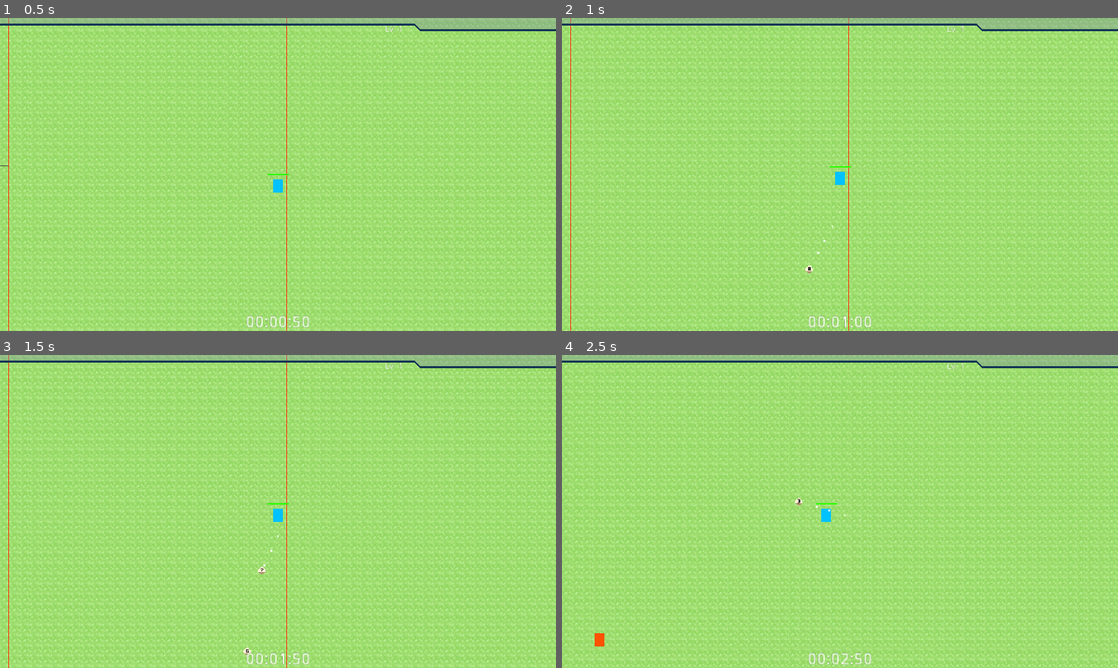
Above: before the commit, frames 1-4 (two rows, left to right).
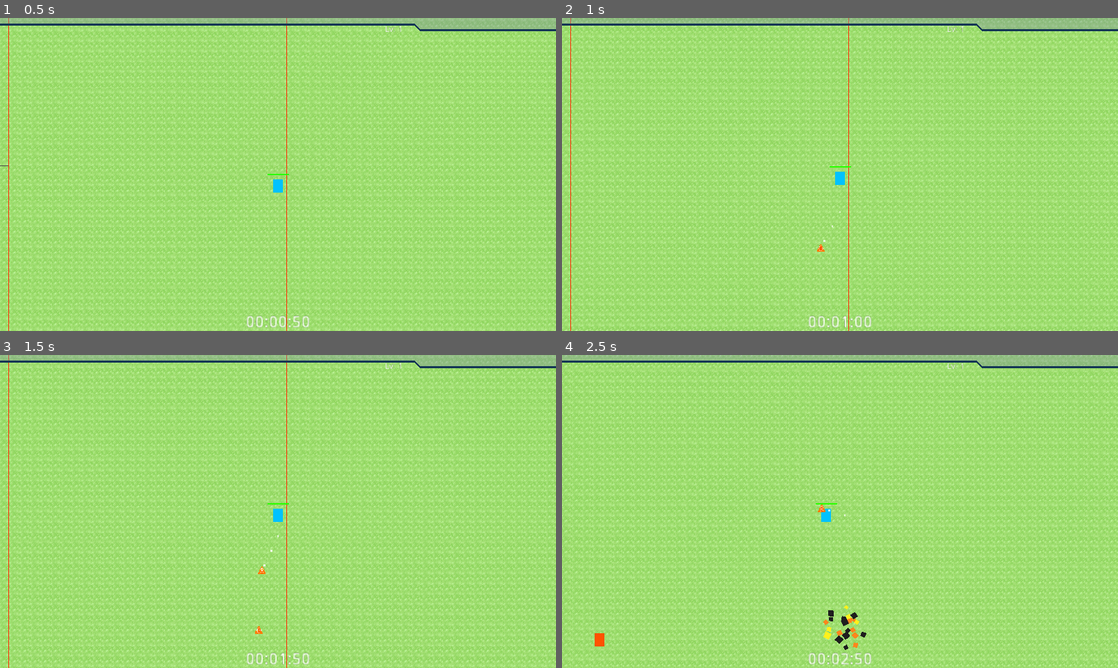
Above: after the commit, the same moments.

Repository: Xalph555/Fate-Overturned
Game: Godot game, scene res://Levels/MainMap/MainMap.tscn
The game is run twice, just before and just after one commit, with the same random seed, the same clock (stepped at 60 frames per second) and the same inputs.
Inputs (mouse positions are in pixels of both pictures, inside the frame that each line leads up to):
- Up to frame 1 (0.5 s): no input
- Up to frame 2 (1 s): move the mouse to (812, 237) at 0.52 s; press the mouse at (812, 237) at 0.53 s; hold W (move_up) from 0.53 s (still down)
- Up to frame 3 (1.5 s): keep holding W (move_up); move the mouse to (444, 558) at 1.27 s; release the mouse at (444, 558) at 1.28 s; click (444, 558) at 1.35 s
- Up to frame 4 (2.5 s): move the mouse to (673, 464) at 2.02 s; release W (move_up) at 2.03 s; press the mouse at (673, 464) at 2.03 s; hold A (move_left) from 2.03 s (still down)

Frame 1 is identical in both runs. In frame 2, less than 0.1% of the frame differs, in the area x 43-48%, y 72-82%; in frame 3, less than 0.1%; in frame 4, 0.3%, in the area x 41-55%, y 45-95%.

Commit message:
Added Explosive Dice

Diff:
--- a/Common/Dice/DiceData.json
+++ b/Common/Dice/DiceData.json
@@ -9,13 +9,13 @@
             "damage" : {"1": 1, "2": 2, "3": 3, "4": 4, "5": 5, "6": 6, "7": 7, "8": 8},
             "knockback" : {"1": 100, "2": 200, "3": 300, "4": 400, "5": 500, "6": 600, "7": 700, "8": 800}},
 
-    "Explosive" : {"frames" : {"1": 0, "2": 1, "3": 2},
-                   "weights" : {"1": 1.1, "2": 1.5, "3": 1},
-                   "damage" : {"1": 2, "2": 2, "3": 2},
-                   "knockback" : {"1": 200, "2": 200, "3": 300}},
+    "Explosive" : {"frames" : {"1": 0, "2": 1, "3": 2, "4": 3},
+                   "weights" : {"1": 1.1, "2": 1.5, "3": 1, "4": 0.7},
+                   "damage" : {"1": 2, "2": 2, "3": 2, "4": 2},
+                   "knockback" : {"1": 200, "2": 200, "3": 300, "4": 400}},
 
-    "Speed" : {"frames" : {"1": 0, "2": 1, "3": 2},
-               "weights" : {"1": 1.2, "2": 1.1, "3": 1},
-               "damage" : {"1": 1, "2": 2, "3": 3},
-               "knockback" : {"1": 100, "2": 200, "3": 300}}
+    "Speed" : {"frames" : {"1": 0, "2": 1, "3": 2, "4" : 3},
+               "weights" : {"1": 1.2, "2": 1.1, "3": 1, "4": 0.7},
+               "damage" : {"1": 1, "2": 2, "3": 3, "4": 4},
+               "knockback" : {"1": 100, "2": 200, "3": 300, "4": 400}}
 }
--- /dev/null
+++ b/Common/Dice/Projectiles/Explosive/ExplosionArea.gd
@@ -0,0 +1,67 @@
+# Explosion Area
+# ---------------------------------
+extends HitBox
+class_name ExplosionArea
+
+
+# Variables
+# ------------------------------------------
+var explosion_time := 0.3
+var explosion_damage := 0.0
+var explosion_knockback := 0.0
+
+onready var _orange_particles := $Orange
+onready var _greys_particles := $Greys
+onready var _yellow_particles := $Yellow
+
+onready var _explosion_timer := $ExplosionTimer
+
+
+# Functions
+# ----------------------------------------
+func init_explosion() -> void:
+	_orange_particles.lifetime = explosion_time
+	_greys_particles.lifetime = explosion_time
+	_yellow_particles.lifetime = explosion_time
+
+	_explosion_timer.wait_time = explosion_time
+
+
+func boom_boom(parent_ref, location : Vector2, damage : float, knockback : float) -> void:
+	parent = parent_ref
+
+	self.global_position = location
+	explosion_damage = damage
+	explosion_knockback = knockback
+
+	emit_particles()
+	_explosion_timer.start()
+
+	yield(get_tree().create_timer(0.1), "timeout")
+	var hurtboxes = get_overlapping_areas()
+
+	for hurtbox in hurtboxes:
+		var enemy = hurtbox as HurtBox
+
+		if enemy:
+			var distance = self.global_position.distance_to(enemy.parent.global_position)
+			var t = clamp(inverse_lerp(col_shape.shape.radius, 15.0, distance), 0.0, 1.0)
+
+			var current_dmg = lerp(0.0, explosion_damage, t)
+			print("Damage dealth: ", current_dmg)
+			var current_kb = lerp(0.0, explosion_knockback, t)
+
+			var knockback_dir = (enemy.parent.global_position - self.global_position).normalized()
+
+			enemy.parent.deal_damage(current_dmg, current_kb, knockback_dir, parent)
+
+
+func emit_particles() -> void:
+	_orange_particles.emitting = true
+	_greys_particles.emitting = true
+	_yellow_particles.emitting = true
+
+
+func _on_ExplosionTimer_timeout() -> void:
+	disable_col_shape(true)
+	call_deferred("free")
--- /dev/null
+++ b/Common/Dice/Projectiles/Explosive/ExplosionArea.tscn
@@ -0,0 +1,112 @@
+[gd_scene load_steps=9 format=2]
+
+[ext_resource path="res://Common/HitHurtBox/Hitbox/HitBox.tscn" type="PackedScene" id=1]
+[ext_resource path="res://Common/Dice/Projectiles/Explosive/ExplosionArea.gd" type="Script" id=2]
+
+[sub_resource type="CircleShape2D" id=1]
+resource_local_to_scene = true
+radius = 80.0
+
+[sub_resource type="ParticlesMaterial" id=2]
+flag_disable_z = true
+direction = Vector3( 0, 0, 0 )
+spread = 180.0
+flatness = 1.0
+gravity = Vector3( 0, 0, 0 )
+initial_velocity = 333.33
+initial_velocity_random = 0.77
+orbit_velocity = 0.0
+orbit_velocity_random = 0.0
+linear_accel = 29.82
+radial_accel = 24.56
+tangential_accel = 24.56
+damping = 100.0
+angle = 277.9
+angle_random = 0.32
+scale = 20.0
+scale_random = 0.58
+color = Color( 1, 0.529412, 0.113725, 1 )
+
+[sub_resource type="Gradient" id=3]
+colors = PoolColorArray( 0.253906, 0.253906, 0.253906, 1, 0.699219, 0.699219, 0.699219, 1 )
+
+[sub_resource type="GradientTexture" id=4]
+gradient = SubResource( 3 )
+
+[sub_resource type="ParticlesMaterial" id=5]
+flag_disable_z = true
+direction = Vector3( 0, 0, 0 )
+spread = 180.0
+flatness = 1.0
+gravity = Vector3( 0, 0, 0 )
+initial_velocity = 333.33
+initial_velocity_random = 0.77
+orbit_velocity = 0.0
+orbit_velocity_random = 0.0
+linear_accel = 29.82
+radial_accel = 24.56
+tangential_accel = 24.56
+damping = 100.0
+angle = 277.9
+angle_random = 0.32
+scale = 20.0
+scale_random = 0.58
+color = Color( 0.227451, 0.227451, 0.227451, 1 )
+color_ramp = SubResource( 4 )
+
+[sub_resource type="ParticlesMaterial" id=6]
+flag_disable_z = true
+direction = Vector3( 0, 0, 0 )
+spread = 180.0
+flatness = 1.0
+gravity = Vector3( 0, 0, 0 )
+initial_velocity = 333.33
+initial_velocity_random = 0.77
+orbit_velocity = 0.0
+orbit_velocity_random = 0.0
+linear_accel = 29.82
+radial_accel = 24.56
+tangential_accel = 24.56
+damping = 100.0
+angle = 277.9
+angle_random = 0.32
+scale = 20.0
+scale_random = 0.58
+color = Color( 1, 0.945098, 0.113725, 1 )
+
+[node name="ExplosionArea" instance=ExtResource( 1 )]
+modulate = Color( 1, 1, 1, 1 )
+collision_mask = 131072
+script = ExtResource( 2 )
+col_shape = NodePath("CollisionShape2D")
+
+[node name="ExplosionTimer" type="Timer" parent="." index="0"]
+one_shot = true
+
+[node name="CollisionShape2D" type="CollisionShape2D" parent="." index="1"]
+shape = SubResource( 1 )
+
+[node name="Orange" type="Particles2D" parent="." index="2"]
+emitting = false
+lifetime = 0.3
+one_shot = true
+explosiveness = 1.0
+process_material = SubResource( 2 )
+
+[node name="Greys" type="Particles2D" parent="." index="3"]
+emitting = false
+amount = 10
+lifetime = 0.3
+one_shot = true
+explosiveness = 1.0
+process_material = SubResource( 5 )
+
+[node name="Yellow" type="Particles2D" parent="." index="4"]
+emitting = false
+amount = 5
+lifetime = 0.3
+one_shot = true
+explosiveness = 1.0
+process_material = SubResource( 6 )
+
+[connection signal="timeout" from="ExplosionTimer" to="." method="_on_ExplosionTimer_timeout"]
--- /dev/null
+++ b/Common/Dice/Projectiles/Explosive/ExplosiveDice.gd
@@ -0,0 +1,53 @@
+# ExplosiveDice Projectile
+# ---------------------------------
+extends DiceProjectile
+
+
+# Variables
+# -----------------------------------
+export(PackedScene) var explosion_area
+# export(float) var explosion_radius := 80.0
+export(float) var explosion_damage := 15.0
+export(float) var explosion_knockback := 1000.0
+
+var explosion_interval := 0.4
+var total_explosions := 0
+
+onready var _explosion_timer := $ExplosionTimer
+
+
+# Functions
+# ----------------------------------------
+func _ready() -> void:
+	._ready()
+
+	_explosion_timer.wait_time = explosion_interval
+
+
+func destroy_dice() -> void:
+	_explosion_timer.start()
+
+
+func _on_ExplosionTimer_timeout() -> void:
+	var explosion_instance = explosion_area.instance()
+	get_tree().current_scene.add_child(explosion_instance)
+	explosion_instance.boom_boom(parent, self.global_position, explosion_damage, explosion_knockback)
+
+	total_explosions += 1
+
+	if total_explosions < int(current_side):
+		_explosion_timer.start()
+
+	else:
+		call_deferred("free")
+
+
+func _on_HitBox_area_entered(area:Area2D) -> void:
+	var hit_area = area as HurtBox
+
+	if hit_area:
+		var hit_object = hit_area.parent
+
+		var knockback_dir = (hit_object.global_position - parent.global_position).normalized()
+
+		hit_object.deal_damage(get_current_damage(), get_current_knockback(), knockback_dir, parent)
--- /dev/null
+++ b/Common/Dice/Projectiles/Explosive/ExposiveDice.tscn
@@ -0,0 +1,32 @@
+[gd_scene load_steps=6 format=2]
+
+[ext_resource path="res://Common/Dice/Projectiles/DiceProjectile.tscn" type="PackedScene" id=1]
+[ext_resource path="res://Common/Dice/Projectiles/Explosive/ExplosiveSprite.png" type="Texture" id=2]
+[ext_resource path="res://Common/Dice/Projectiles/Explosive/ExplosiveDice.gd" type="Script" id=3]
+[ext_resource path="res://Common/Dice/Projectiles/Explosive/ExplosionArea.tscn" type="PackedScene" id=4]
+
+[sub_resource type="CircleShape2D" id=1]
+radius = 9.33333
+
+[node name="ExposiveDice" instance=ExtResource( 1 )]
+texture = ExtResource( 2 )
+hframes = 4
+script = ExtResource( 3 )
+dice_name = "Explosive"
+roll_time = 0.25
+destory_timer = 0.6
+explosion_area = ExtResource( 4 )
+
+[node name="ExplosionTimer" type="Timer" parent="." index="1"]
+one_shot = true
+
+[node name="HitBox" parent="." index="3"]
+collision_mask = 131072
+col_shape = NodePath("CollisionShape2D")
+
+[node name="CollisionShape2D" type="CollisionShape2D" parent="HitBox" index="0"]
+position = Vector2( 0, 0.666667 )
+shape = SubResource( 1 )
+
+[connection signal="timeout" from="ExplosionTimer" to="." method="_on_ExplosionTimer_timeout"]
+[connection signal="area_entered" from="HitBox" to="." method="_on_HitBox_area_entered"]
--- a/Common/Player/Player.tscn
+++ b/Common/Player/Player.tscn
@@ -3,7 +3,7 @@
 [ext_resource path="res://Common/Player/TempPlayerSprite.png" type="Texture" id=1]
 [ext_resource path="res://Common/Player/Player.gd" type="Script" id=2]
 [ext_resource path="res://Common/HitHurtBox/Hurtbox/HurtBox.tscn" type="PackedScene" id=3]
-[ext_resource path="res://Common/Dice/Projectiles/D8/D8.tscn" type="PackedScene" id=4]
+[ext_resource path="res://Common/Dice/Projectiles/Explosive/ExposiveDice.tscn" type="PackedScene" id=4]
 [ext_resource path="res://Common/Player/PlayerStats.tres" type="Resource" id=5]
 
 [sub_resource type="CapsuleShape2D" id=1]
--- a/project.godot
+++ b/project.godot
@@ -38,6 +38,11 @@
 "class": "ExpOrb",
 "language": "GDScript",
 "path": "res://Common/Enemies/Experience/ExpOrb.gd"
+}, {
+"base": "HitBox",
+"class": "ExplosionArea",
+"language": "GDScript",
+"path": "res://Common/Dice/Projectiles/Explosive/ExplosionArea.gd"
 }, {
 "base": "Area2D",
 "class": "HitBox",
@@ -81,6 +86,7 @@
 "EnemySpawner": "",
 "ExpBarUI": "",
 "ExpOrb": "",
+"ExplosionArea": "",
 "HitBox": "",
 "HurtBox": "",
 "LevelManager": "",
Binary file changed: Common/Dice/Projectiles/Explosive/ExplosiveSprite.png
Binary file changed: Common/Dice/Projectiles/Speed/SpeedSprite.png
